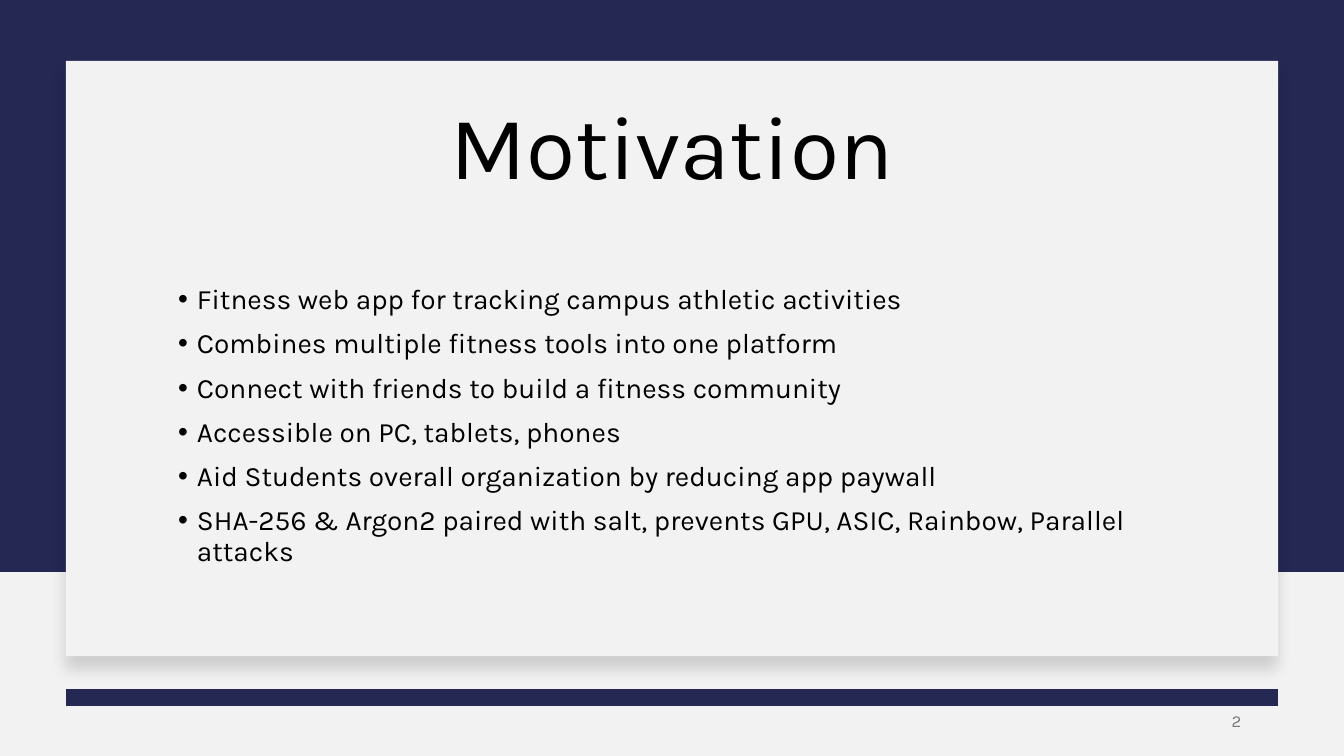
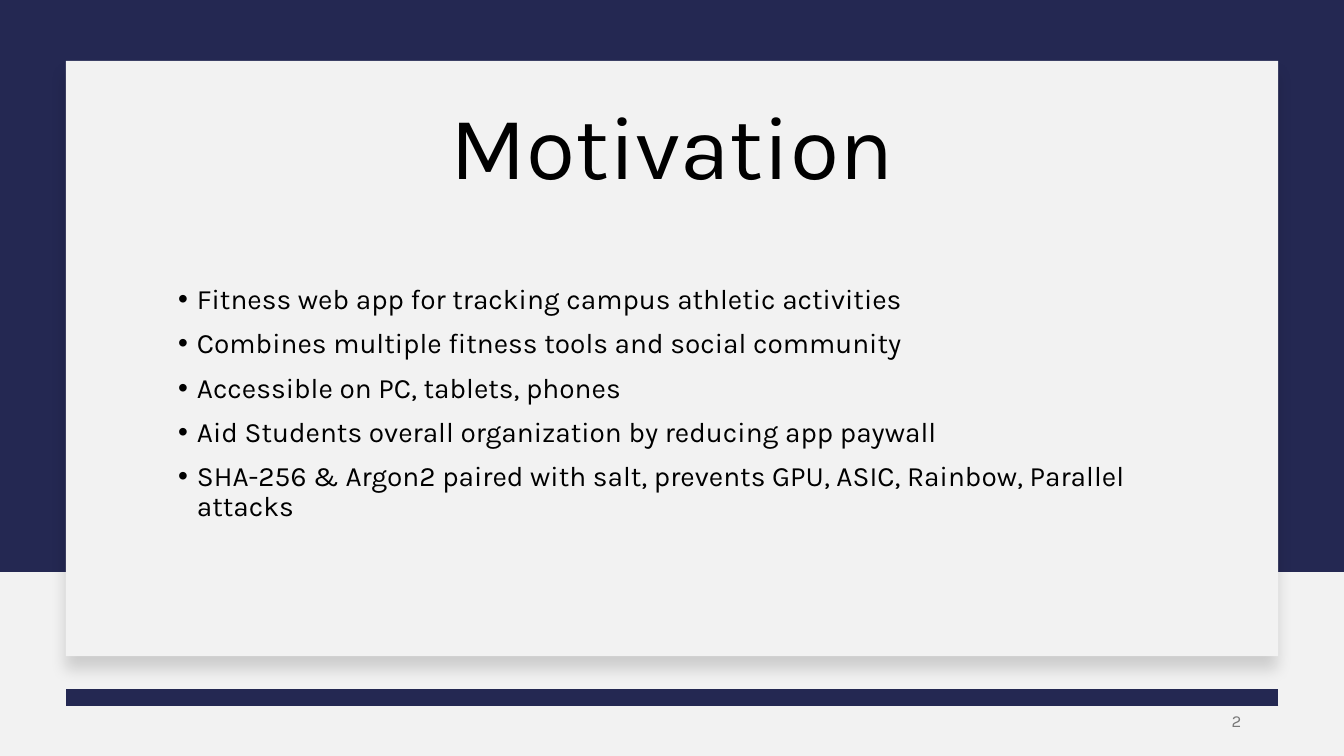
Before and after one commit to jjdeuce06/VulcanActivityTracker, a slide deck: slide 2 of Documentation/FinalPresentation/VulcanActivityTracker-Group2-Revised.pptx. Drawn at 1344x756 pixels with LibreOffice and Linux fonts; fonts in the diff are those of the drawing. Boxes give left, top, right and bottom in pixels: in the first picture for what was removed or moved away, otherwise in the second. Text is boxed around its words. In the diff, an @@ line names an element or a change of style, - is before the commit and + after.

```diff
--- a/Documentation/FinalPresentation/VulcanActivityTracker-Group2-Revised.pptx
+++ b/Documentation/FinalPresentation/VulcanActivityTracker-Group2-Revised.pptx
@@ text at (197, 333, 901, 360): text changed @@
-• Combines multiple fitness tools into one platform
-• Connect with friends to build a fitness community
+• Combines multiple fitness tools and social community
```
Also in this commit, not shown: 1 other slide changed, 1 slide removed.
